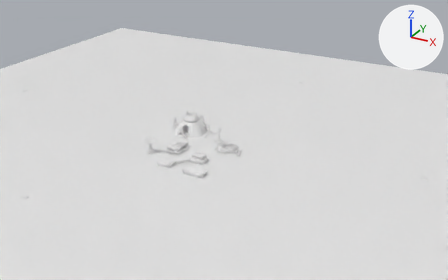
An edit to the glTF model public/models/hadleys.glb, drawn before and after from the same camera.
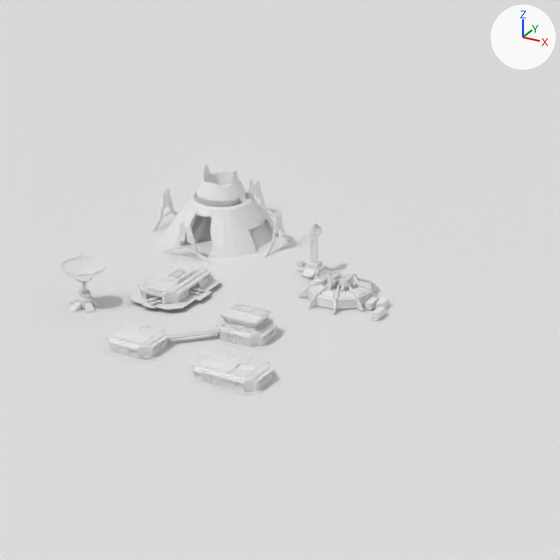
The first picture shows the older version from a camera (50 mm lens) standing at (42.4, -67.3, 35.4) and looking at (6.3, -1.6, 2.5). The close-ups show both versions on the part from 28% to 65% of the width and 22% to 81% of the height of that picture; other places that the commit changed are outside them. The lights are fixed; the arrows at upper right show +X, +Y and +Z. Where no turn or scale is listed for an object, it has been applied to the vertices.
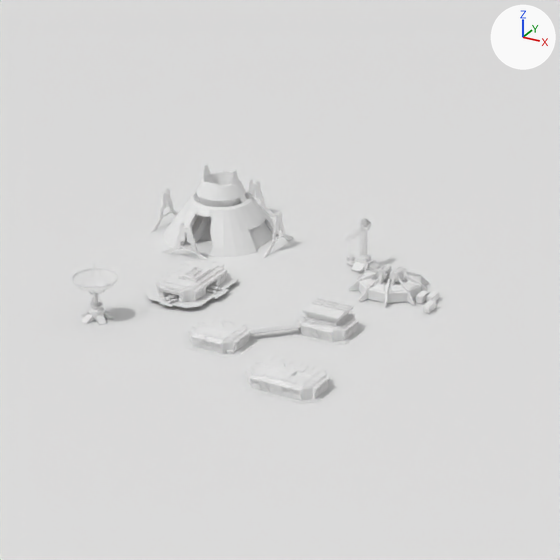
What changed in the scene script:
```text
Change ob_cube_123:
    ob_cube_123.location: (2.43, -5.7, 0.24) -> (4.99, -3.77, 0.24)
Change ob_cube_055:
    ob_cube_055.location: (3.98, -4.17, 0.02) -> (6.55, -2.24, 0.02)
Change ob_cube_114:
    ob_cube_114.location: (3.98, -4.17, 0.02) -> (6.55, -2.24, 0.02)
Change ob_cube_053:
    ob_cube_053.location: (5.36, -7.57, 0.02) -> (7.54, -7.11, 0.02)
Change ob_cube_060:
    ob_cube_060.location: (5.36, -7.57, 0.02) -> (7.54, -7.11, 0.02)
Change ob_cube_052:
    ob_cube_052.location: (0.79, -7.1, 0.02) -> (3.35, -5.17, 0.02)
Change ob_cube_064:
    ob_cube_064.location: (0.79, -7.1, 0.02) -> (3.35, -5.17, 0.02)
Change ob_cylinder_008:
    ob_cylinder_008.location: (-3.14, -4.94, 0.05) -> (-2.05, -5.68, 0.05)
Change ob_sphere_005:
    ob_sphere_005.location: (-3.14, -4.94, 1.09) -> (-2.05, -5.68, 1.09)
Change ob_cube_059:
    ob_cube_059.location: (3.33, 2.42, 0.04) -> (4.84, 3.97, 0.04)
Change ob_cylinder:
    ob_cylinder.location: (3.33, 1.28, 1.68) -> (4.84, 2.83, 1.68)
Change ob_cylinder_003:
    ob_cylinder_003.location: (5.49, 0.76, 0.04) -> (6.99, 2.31, 0.04)
Change ob_grinder1:
    ob_grinder1.location: (5.21, 0.75, 0.81) -> (6.71, 2.29, 0.81)
Change ob_grinder2:
    ob_grinder2.location: (5.77, 0.75, 0.81) -> (7.27, 2.3, 0.81)
Change ob_cube_005:
    ob_cube_005.location: (0.8, -7.11, 0.0) -> (3.37, -5.18, 0.0)
Change ob_cube_007:
    ob_cube_007.location: (-0.64, -2.15, 0.19) -> (-0.12, -1.66, 0.19)
Change ob_cube_077:
    ob_cube_077.location: (-0.38, -1.96, 0.21) -> (0.13, -1.47, 0.21)
Change ob_cylinder_024:
    ob_cylinder_024.location: (-0.77, -3.71, 0.28) -> (-0.26, -3.22, 0.28)
Change ob_cylinder_025:
    ob_cylinder_025.location: (-0.83, -3.82, 0.28) -> (-0.31, -3.33, 0.28)
Change ob_cylinder_026:
    ob_cylinder_026.location: (-0.43, -3.61, 0.28) -> (0.09, -3.12, 0.28)
Change ob_cylinder_027:
    ob_cylinder_027.location: (-0.48, -3.72, 0.28) -> (0.03, -3.23, 0.28)
Change ob_cylinder_028:
    ob_cylinder_028.location: (-0.53, -3.83, 0.28) -> (-0.02, -3.34, 0.28)
Change ob_cylinder_029:
    ob_cylinder_029.location: (-0.59, -3.94, 0.28) -> (-0.07, -3.45, 0.28)
Change ob_cube_009:
    ob_cube_009.location: (0.38, -2.08, 0.29) -> (0.89, -1.59, 0.29)
Change ob_cylinder_009:
    ob_cylinder_009.location: (0.3, -2.21, 0.27) -> (0.82, -1.72, 0.27)
Change ob_cylinder_007:
    ob_cylinder_007.location: (0.43, -2.22, 0.27) -> (0.94, -1.73, 0.27)
Change ob_cylinder_006:
    ob_cylinder_006.location: (0.55, -2.23, 0.27) -> (1.06, -1.74, 0.27)
Change ob_cylinder_002:
    ob_cylinder_002.location: (0.45, -1.96, 0.27) -> (0.96, -1.46, 0.27)
Change ob_cylinder_001:
    ob_cylinder_001.location: (0.57, -1.97, 0.27) -> (1.08, -1.47, 0.27)
```

Pixel boxes (x1, y1, x2, y2) of what changed, in the close-ups (560 x 560 px):
'Cube.060', moved
    before: (190, 350, 273, 393)
    after: (246, 357, 330, 401)
'Cylinder.003', moved
    before: (298, 274, 389, 320)
    after: (349, 268, 439, 313)
'Cube.114', moved
    before: (215, 303, 277, 347)
    after: (297, 298, 359, 342)
'Cube.064', moved
    before: (105, 323, 168, 360)
    after: (188, 318, 251, 354)
'Cube.077', moved
    before: (138, 261, 211, 304)
    after: (155, 259, 228, 303)
'Cube.059', moved
    before: (295, 224, 331, 278)
    after: (345, 218, 380, 272)
'Cube.007', moved
    before: (129, 275, 220, 310)
    after: (146, 273, 237, 308)
'Sphere.005', moved
    before: (60, 255, 106, 283)
    after: (72, 267, 118, 295)
'Cube.005', moved
    before: (100, 339, 176, 363)
    after: (182, 335, 258, 358)
'Cylinder.008', moved
    before: (69, 281, 102, 313)
    after: (81, 293, 114, 326)
'Cube.123', moved
    before: (165, 327, 219, 339)
    after: (247, 322, 301, 334)
'grinder2', moved
    before: (338, 273, 355, 288)
    after: (389, 267, 405, 282)
'grinder1', moved
    before: (326, 270, 342, 286)
    after: (376, 264, 392, 279)
'Cube.055', moved
    before: (225, 317, 275, 346)
    after: (307, 313, 357, 341)
'Cylinder', moved
    before: (296, 246, 306, 268)
    after: (346, 240, 355, 262)
'Cube.053', moved
    before: (196, 372, 271, 387)
    after: (252, 380, 323, 395)
'Cube.052', moved
    before: (112, 340, 166, 356)
    after: (195, 334, 249, 351)
'Cube.009', moved
    before: (192, 287, 203, 292)
    after: (209, 285, 218, 291)
